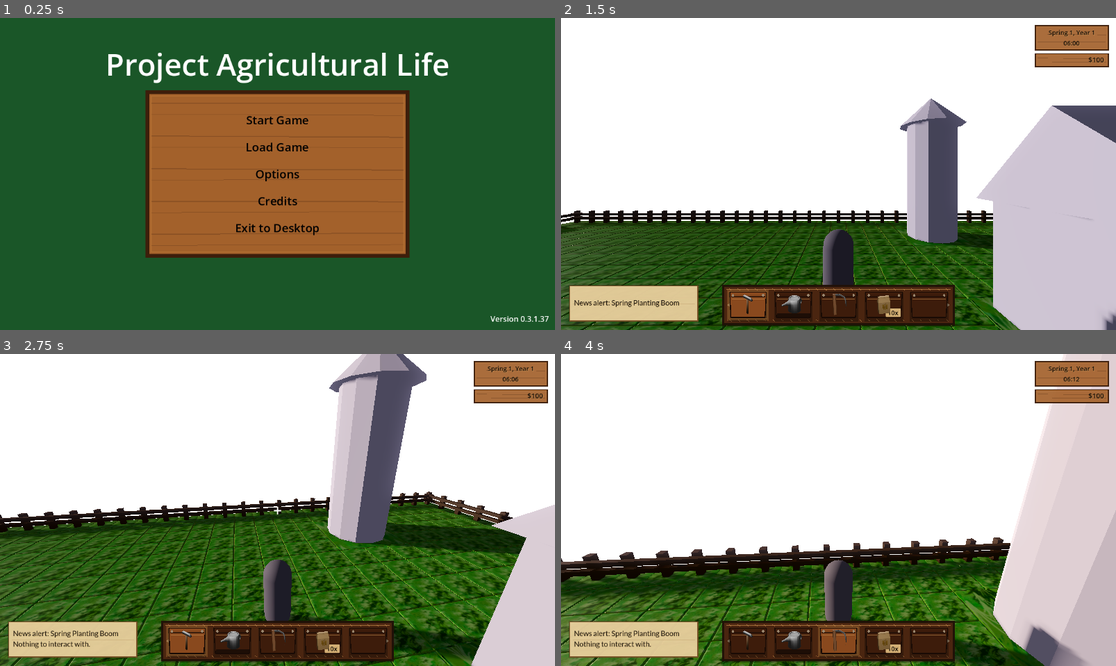
Above: before the commit, frames 1-4 (two rows, left to right).
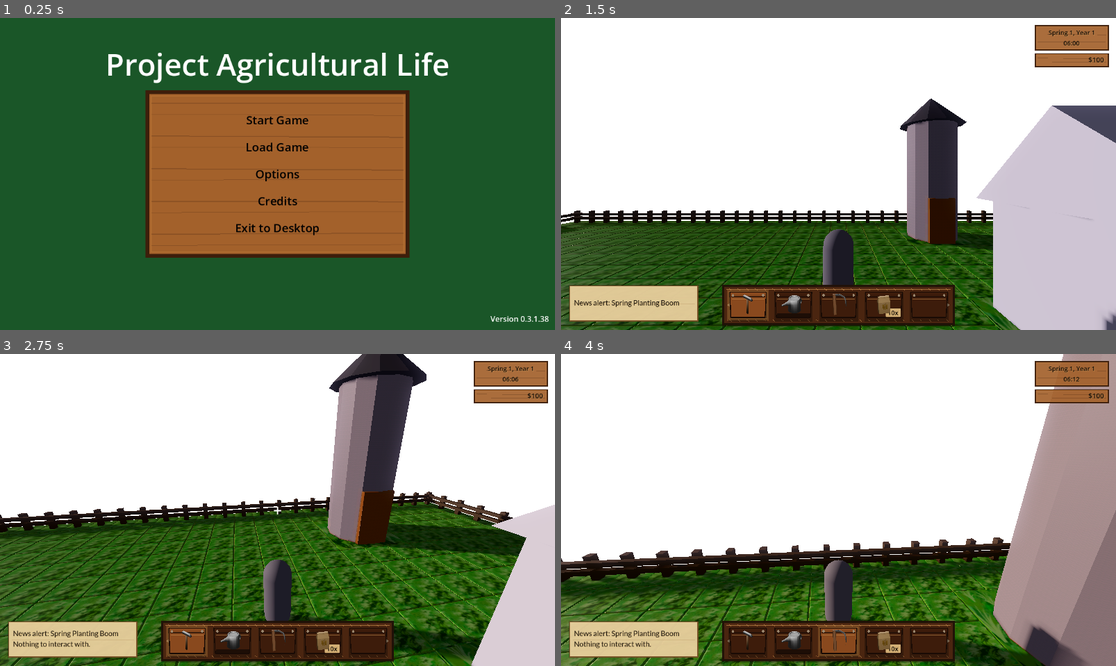
Above: after the commit, the same moments.

Repository: MatGalos/project-agriculural-life
Game: Godot game, scene res://Scenes/UIs/Menus/LaunchMenu/MainMenu.tscn
The game is run twice, just before and just after one commit, with the same random seed, the same clock (stepped at 60 frames per second) and the same inputs.
Inputs (mouse positions are in pixels of both pictures, inside the frame that each line leads up to):
- Up to frame 1 (0.25 s): no input
- Up to frame 2 (1.5 s): click "Start Game" at 0.5 s; click "Start Game" at 1.25 s
- Up to frame 3 (2.75 s): tap Enter at 2 s; move the mouse to (305, 510) at 2.02 s; hold W (move_forward) from 2.03 s (still down); tap 1 (hotbar_slot_1) at 2.1 s; click (305, 510) at 2.17 s
- Up to frame 4 (4 s): keep holding W (move_forward); move the mouse to (810, 510) at 2.77 s; tap 2 (hotbar_slot_2) at 2.85 s; move the mouse to (849, 503) at 3.52 s; tap 3 (hotbar_slot_3) at 3.6 s

The runs differ from the first frame. In frame 1, less than 0.1% of the frame differs, in the area x 98-99%, y 95-98%; in frame 2, 4.1%; in frame 3, 7.5%; in frame 4, 16%, in the area x 70-100%, y 0-100%.

Commit message:
Improved silo asset

Diff:
--- a/Scenes/Game/world.tscn
+++ b/Scenes/Game/world.tscn
@@ -27,18 +27,6 @@
 height = 5.5
 radius = 1.5
 
-[sub_resource type="BoxShape3D" id="BoxShape3D_north_boundary"]
-size = Vector3(29, 2.75, 0.35)
-
-[sub_resource type="BoxShape3D" id="BoxShape3D_south_boundary"]
-size = Vector3(29, 2.75, 0.35)
-
-[sub_resource type="BoxShape3D" id="BoxShape3D_east_boundary"]
-size = Vector3(0.35, 2.75, 21.4)
-
-[sub_resource type="BoxShape3D" id="BoxShape3D_west_boundary"]
-size = Vector3(0.35, 2.75, 21.4)
-
 [sub_resource type="StandardMaterial3D" id="StandardMaterial3D_polish_stone"]
 albedo_color = Color(0.48, 0.46, 0.42, 1)
 roughness = 0.9
@@ -53,6 +41,18 @@
 bottom_radius = 1.8
 height = 0.2
 
+[sub_resource type="BoxShape3D" id="BoxShape3D_north_boundary"]
+size = Vector3(29, 2.75, 0.35)
+
+[sub_resource type="BoxShape3D" id="BoxShape3D_south_boundary"]
+size = Vector3(29, 2.75, 0.35)
+
+[sub_resource type="BoxShape3D" id="BoxShape3D_east_boundary"]
+size = Vector3(0.35, 2.75, 21.4)
+
+[sub_resource type="BoxShape3D" id="BoxShape3D_west_boundary"]
+size = Vector3(0.35, 2.75, 21.4)
+
 [node name="World" type="Node3D" unique_id=1489175734]
 
 [node name="HomeArea" type="Node3D" parent="." unique_id=607767263]
@@ -86,7 +86,8 @@
 shape = SubResource("BoxShape3D_g7nqd")
 
 [node name="Silo" parent="HomeArea" unique_id=732485724 groups=["interactable"] instance=ExtResource("5_g7nqd")]
-transform = Transform3D(1, 0, 0, 0, 1, 0, 0, 0, 1, 1.0015109, 0, -6.998237)
+transform = Transform3D(-1, 0, 8.742278e-08, 0, 1, 0, -8.742278e-08, 0, -1, 1.0015109, 0, -6.998237)
+metadata/_edit_group_ = true
 
 [node name="StaticBody3D" type="StaticBody3D" parent="HomeArea/Silo" unique_id=1857743202]
 script = ExtResource("6_6y6xk")
@@ -2464,33 +2465,33 @@
 [node name="fence98" parent="Farm/FarmBorder" unique_id=1558737828 instance=ExtResource("11_0e11a")]
 transform = Transform3D(0.99999976, 0.00016263725, -0.0006440839, -0.00016304074, 0.99999976, -0.0006183244, 0.0006439819, 0.00061843067, 0.9999996, -7.991913, 0, 9.992199)
 
-[node name="BoundaryColliders" type="Node3D" parent="Farm/FarmBorder"]
-
-[node name="NorthBoundaryCollider" type="StaticBody3D" parent="Farm/FarmBorder/BoundaryColliders"]
+[node name="BoundaryColliders" type="Node3D" parent="Farm/FarmBorder" unique_id=18354595]
+
+[node name="NorthBoundaryCollider" type="StaticBody3D" parent="Farm/FarmBorder/BoundaryColliders" unique_id=1507288774]
 transform = Transform3D(1, 0, 0, 0, 1, 0, 0, 0, 1, 6.3625, 0, -9.6)
 
-[node name="CollisionShape3D" type="CollisionShape3D" parent="Farm/FarmBorder/BoundaryColliders/NorthBoundaryCollider"]
+[node name="CollisionShape3D" type="CollisionShape3D" parent="Farm/FarmBorder/BoundaryColliders/NorthBoundaryCollider" unique_id=1317984450]
 transform = Transform3D(1, 0, 0, 0, 1, 0, 0, 0, 1, 0, 1.375, 0)
 shape = SubResource("BoxShape3D_north_boundary")
 
-[node name="SouthBoundaryCollider" type="StaticBody3D" parent="Farm/FarmBorder/BoundaryColliders"]
+[node name="SouthBoundaryCollider" type="StaticBody3D" parent="Farm/FarmBorder/BoundaryColliders" unique_id=1060883761]
 transform = Transform3D(1, 0, 0, 0, 1, 0, 0, 0, 1, 6.3625, 0, 10.6)
 
-[node name="CollisionShape3D" type="CollisionShape3D" parent="Farm/FarmBorder/BoundaryColliders/SouthBoundaryCollider"]
+[node name="CollisionShape3D" type="CollisionShape3D" parent="Farm/FarmBorder/BoundaryColliders/SouthBoundaryCollider" unique_id=1548024066]
 transform = Transform3D(1, 0, 0, 0, 1, 0, 0, 0, 1, 0, 1.375, 0)
 shape = SubResource("BoxShape3D_south_boundary")
 
-[node name="EastBoundaryCollider" type="StaticBody3D" parent="Farm/FarmBorder/BoundaryColliders"]
+[node name="EastBoundaryCollider" type="StaticBody3D" parent="Farm/FarmBorder/BoundaryColliders" unique_id=605477103]
 transform = Transform3D(1, 0, 0, 0, 1, 0, 0, 0, 1, 20.325, 0, 0.5)
 
-[node name="CollisionShape3D" type="CollisionShape3D" parent="Farm/FarmBorder/BoundaryColliders/EastBoundaryCollider"]
+[node name="CollisionShape3D" type="CollisionShape3D" parent="Farm/FarmBorder/BoundaryColliders/EastBoundaryCollider" unique_id=338227098]
 transform = Transform3D(1, 0, 0, 0, 1, 0, 0, 0, 1, 0, 1.375, 0)
 shape = SubResource("BoxShape3D_east_boundary")
 
-[node name="WestBoundaryCollider" type="StaticBody3D" parent="Farm/FarmBorder/BoundaryColliders"]
+[node name="WestBoundaryCollider" type="StaticBody3D" parent="Farm/FarmBorder/BoundaryColliders" unique_id=1870227244]
 transform = Transform3D(1, 0, 0, 0, 1, 0, 0, 0, 1, -7.6, 0, 0.5)
 
-[node name="CollisionShape3D" type="CollisionShape3D" parent="Farm/FarmBorder/BoundaryColliders/WestBoundaryCollider"]
+[node name="CollisionShape3D" type="CollisionShape3D" parent="Farm/FarmBorder/BoundaryColliders/WestBoundaryCollider" unique_id=287245741]
 transform = Transform3D(1, 0, 0, 0, 1, 0, 0, 0, 1, 0, 1.375, 0)
 shape = SubResource("BoxShape3D_west_boundary")
 
--- a/project.godot
+++ b/project.godot
@@ -11,7 +11,7 @@
 [application]
 
 config/name="Project_Agricultural_life"
-config/version="0.3.1.37"
+config/version="0.3.1.38"
 run/main_scene="uid://bg2wnf0pafkqt"
 config/features=PackedStringArray("4.6", "Forward Plus")
 config/icon="res://Assets/Icons/AppIcons/icon.svg"
Binary file changed: Assets/Models/Buildings/Silo.glb
Binary file added: Assets/Models/Buildings/Silo_Untitled.png
Not shown, added: Assets/Models/Buildings/Silo_Untitled.png.import
